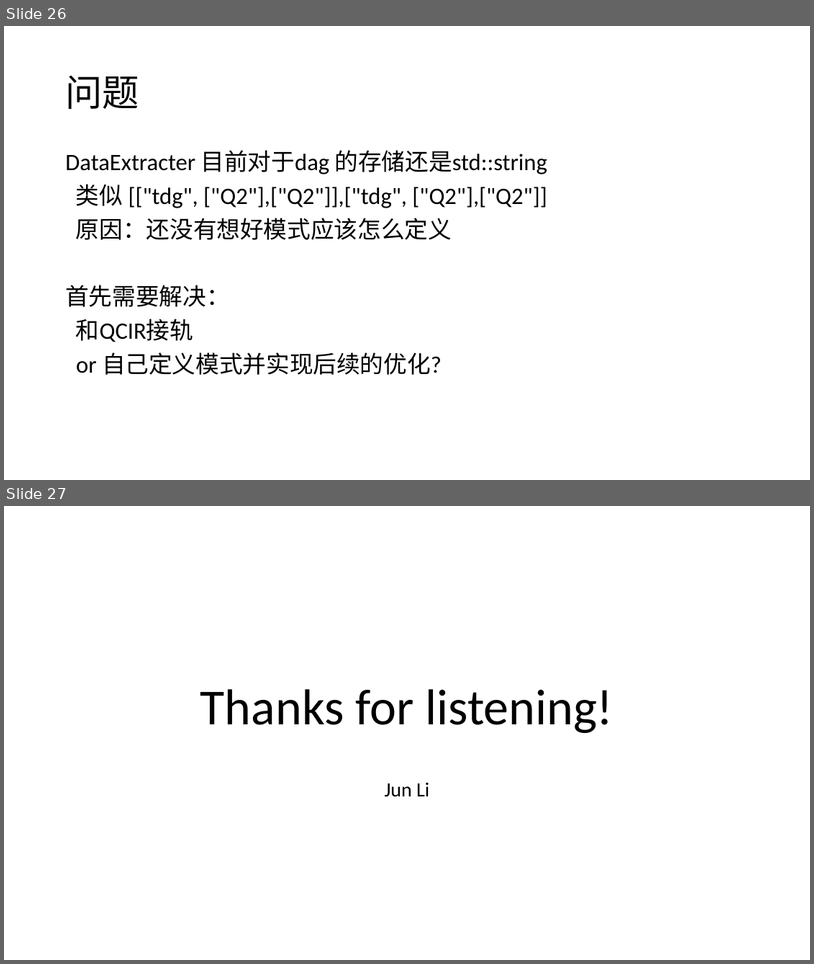
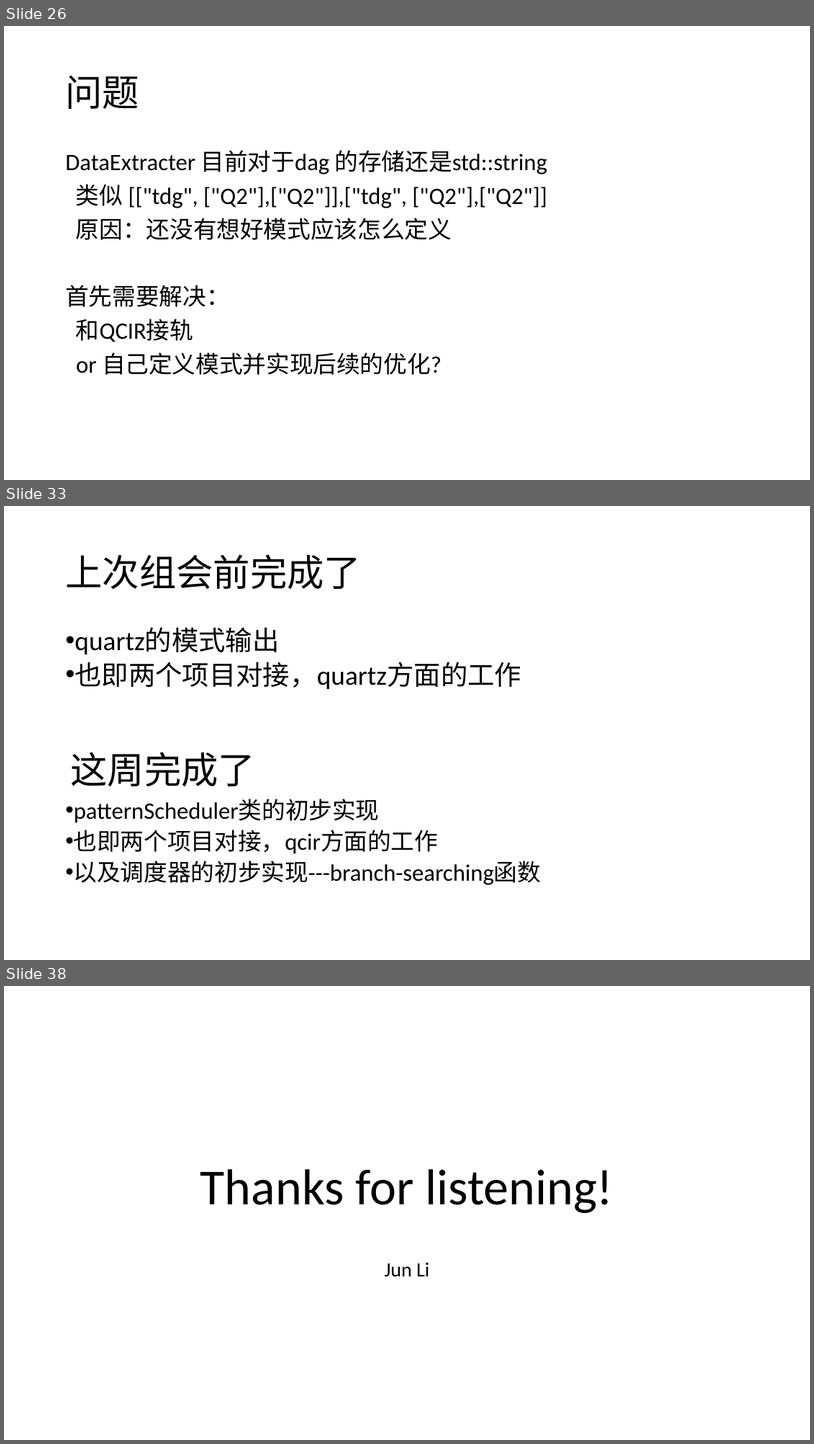
Before and after one commit to RosaryXiang/Pattern-Scheduler, a slide deck: Pattern Scheduler.pptx. Shown one above the other, each under a label of ours: slides 26 and 27 before the commit, slides 26, 33 and 38 after it; the slides between them are not shown. The pictures are 814x964 and 814x1444 pixels, drawn with LibreOffice and Linux fonts; fonts in the diff are those of the drawing. Boxes give left, top, right and bottom in pixels: in the first picture for what was removed or moved away, otherwise in the second. Text is boxed around its words. In the diff, an @@ line names an element or a change of style, - is before the commit and + after.

```diff
--- a/Pattern Scheduler.pptx
+++ b/Pattern Scheduler.pptx
@@ slide 33 added at bbox=[4, 506, 810, 960], background #FFFFFF @@
@@ title added at bbox=[65, 554, 361, 589], 44 pt, text #000000 @@
+上次组会前完成了
@@ text added at bbox=[74, 628, 541, 885], 28 pt, text #000000 @@
+• quartz的模式输出
+• 也即两个项目对接，quartz方面的工作
+• patternScheduler类的初步实现
+• 也即两个项目对接，qcir方面的工作
+• 以及调度器的初步实现---branch-searching函数
@@ text added at bbox=[71, 752, 256, 786], 44 pt, text #000000 @@
+这周完成了
@@ what was slide 27 is now slide 38 @@
```
Also in this commit, not shown: 10 other slides added, 10 other files.
